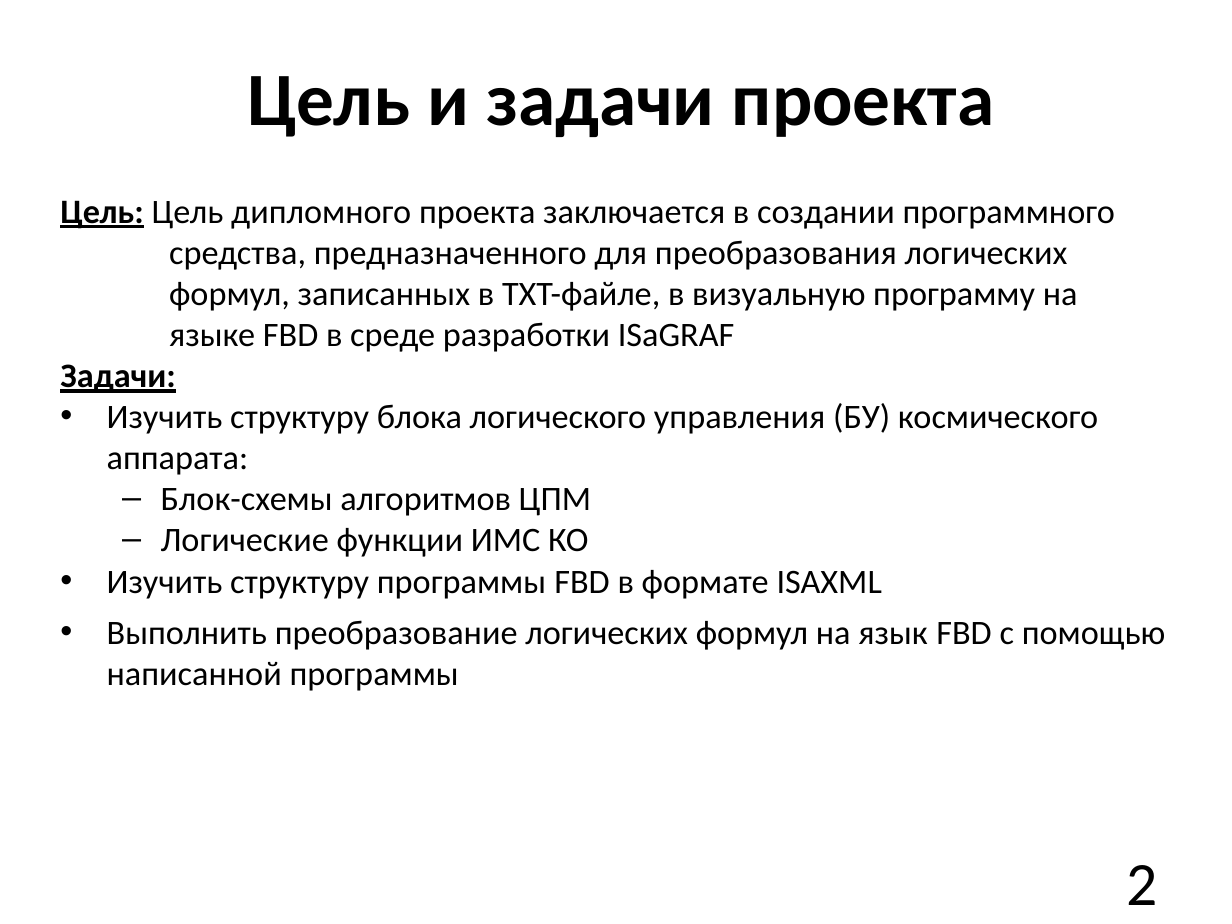
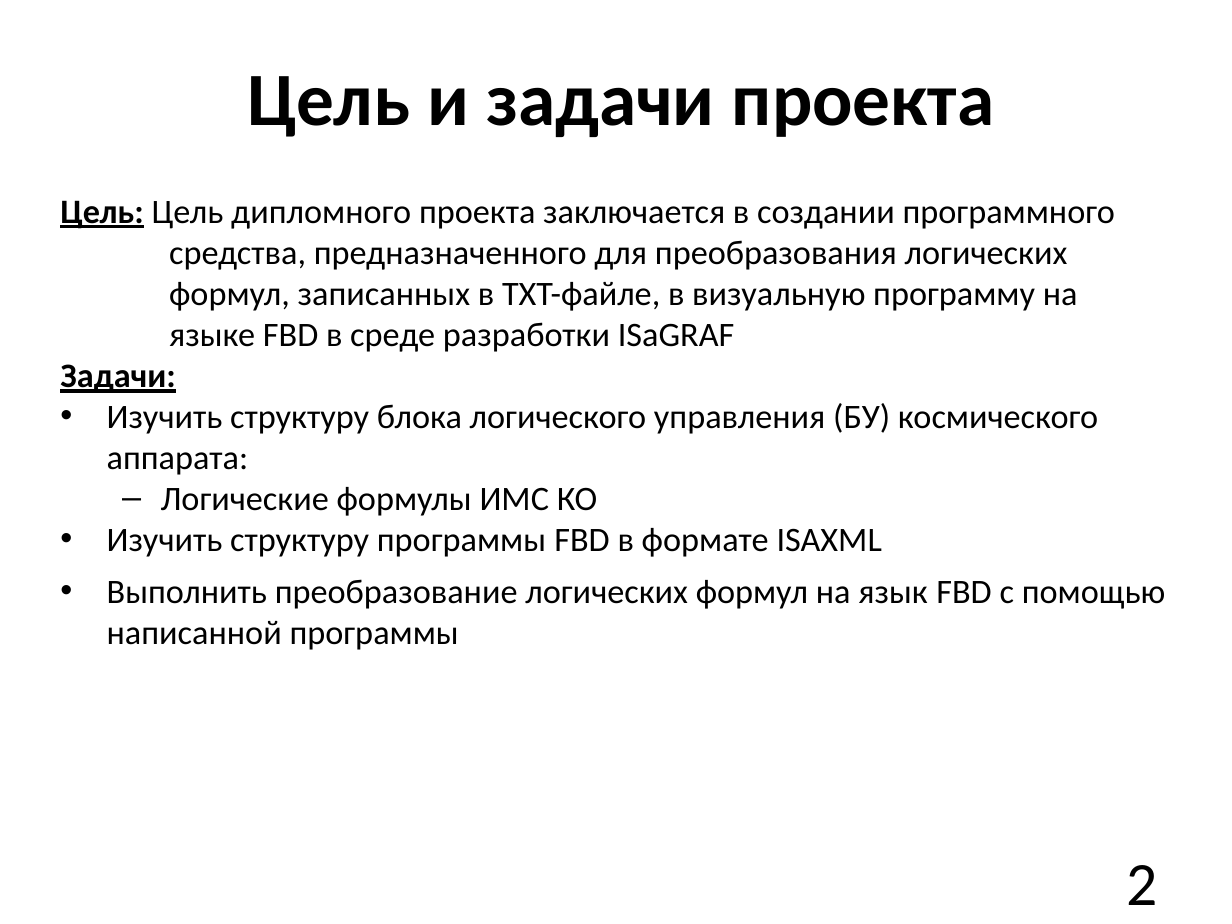
Before and after one commit to YMikulich/Diploma, a slide deck: slide 2 of Презентация.pptx. Drawn at 1232x924 pixels with LibreOffice and Linux fonts; fonts in the diff are those of the drawing. Boxes give left, top, right and bottom in pixels: in the first picture for what was removed or moved away, otherwise in the second. Text is boxed around its words. In the diff, an @@ line names an element or a change of style, - is before the commit and + after.

```diff
--- a/Презентация.pptx
+++ b/Презентация.pptx
@@ text at [161, 487, 597, 516]: text changed @@
-  – Блок-схемы алгоритмов ЦПМ
-  – Логические функции ИМС КО
+  – Логические формулы ИМС КО
```
Also in this commit, not shown: 1 other slide changed.
